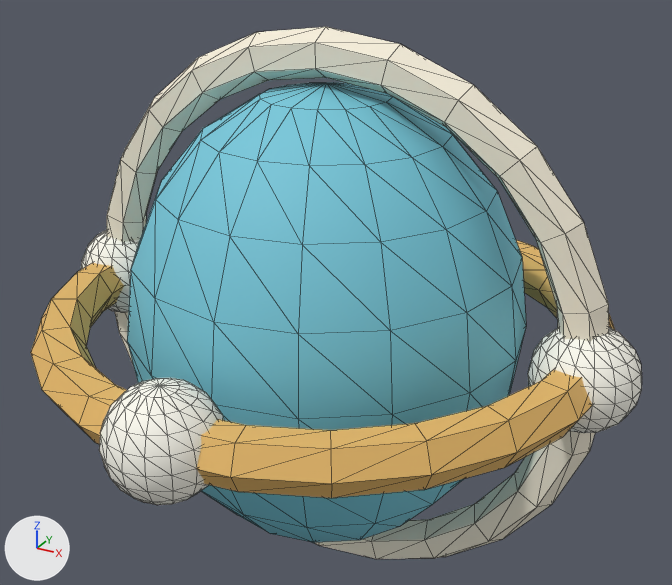
Two versions of the glTF model 幻靈奇旅/models/props/core.glb, one commit apart.
Both versions are drawn from a 50 mm lens placed at (0.465, -0.825, 0.784), pointed at (0.004, 0.014, 0.365). The axes (+X, +Y, +Z) are drawn at lower left. The lights are the same throughout. The older version comes first. Mesh edges are drawn as thin lines.

Objects in the first picture: 'core'.
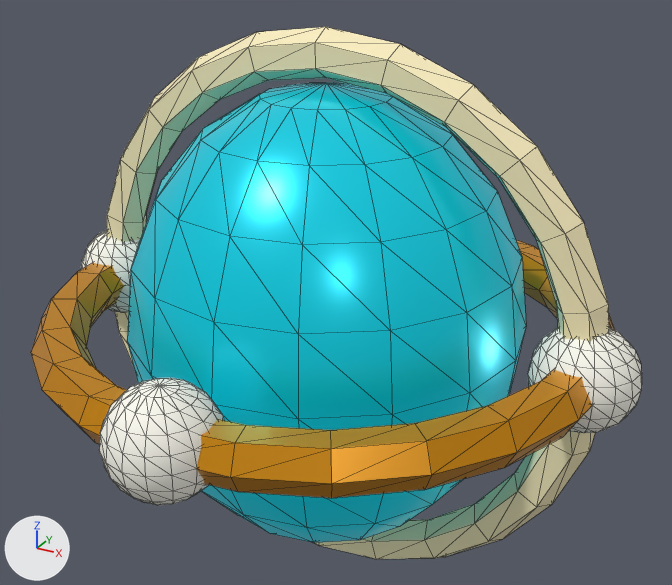
Boxes (x1, y1, x2, y2) around the edits, measured in the pictures (672 x 585 px):
'core', recoloured, surface changed: (31, 27, 615, 559) in both

The change in detail:
Material 'sky' (mat_sky) changes colour from cyan #76c8db to cyan #00c7dc; in linear values from (0.181, 0.578, 0.708) to (0.0, 0.571, 0.716).
In material 'sky' (mat_sky), roughness goes from 0.7 to 0.3.
In material 'sky' (mat_sky), emission_color is now set to (0.0, 0.126, 0.157), dark cyan #00636e.
In material 'sky' (mat_sky), metallic goes from 0.0 to 0.42.
In material 'sky' (mat_sky), emission_strength is now set to 1.0.
Material 'gold' (mat_gold) changes colour from orange #e6b868 to orange #d99100; in linear values from (0.791, 0.479, 0.138) to (0.694, 0.283, 0.0).
In material 'gold' (mat_gold), roughness goes from 0.7 to 0.3.
In material 'gold' (mat_gold), metallic goes from 0.0 to 0.42.
Material 'cream' (mat_cream) changes colour from pale yellow #f7efdb to beige #fff2c3; in linear values from (0.93, 0.863, 0.708) to (1.0, 0.888, 0.546).
In material 'cream' (mat_cream), roughness goes from 0.7 to 0.3.
